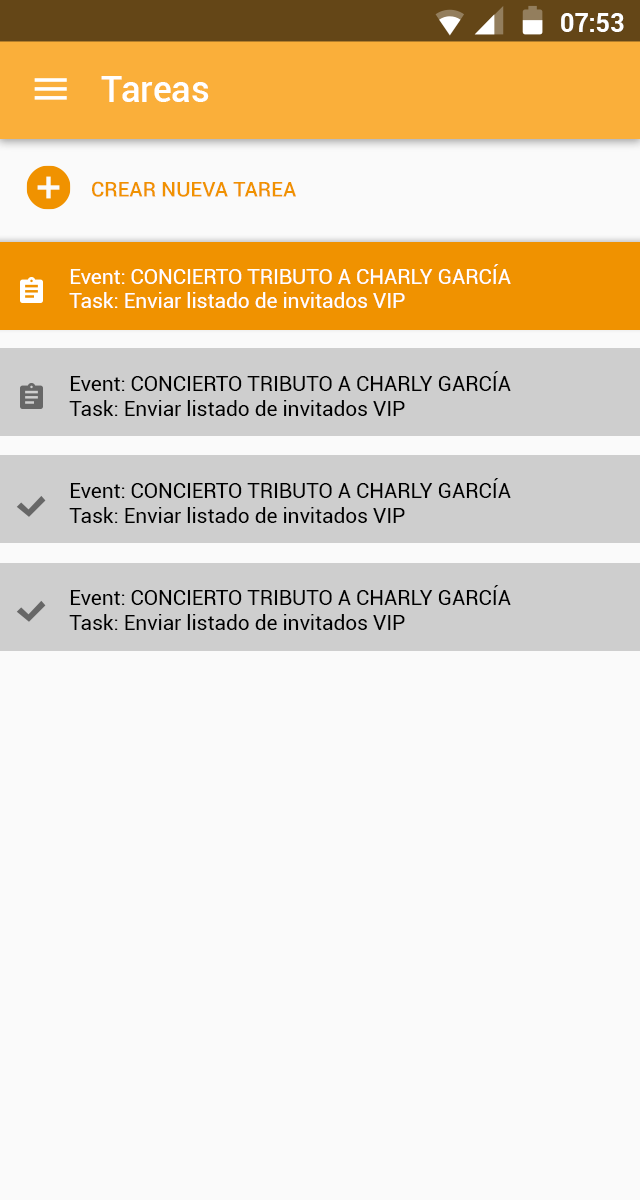
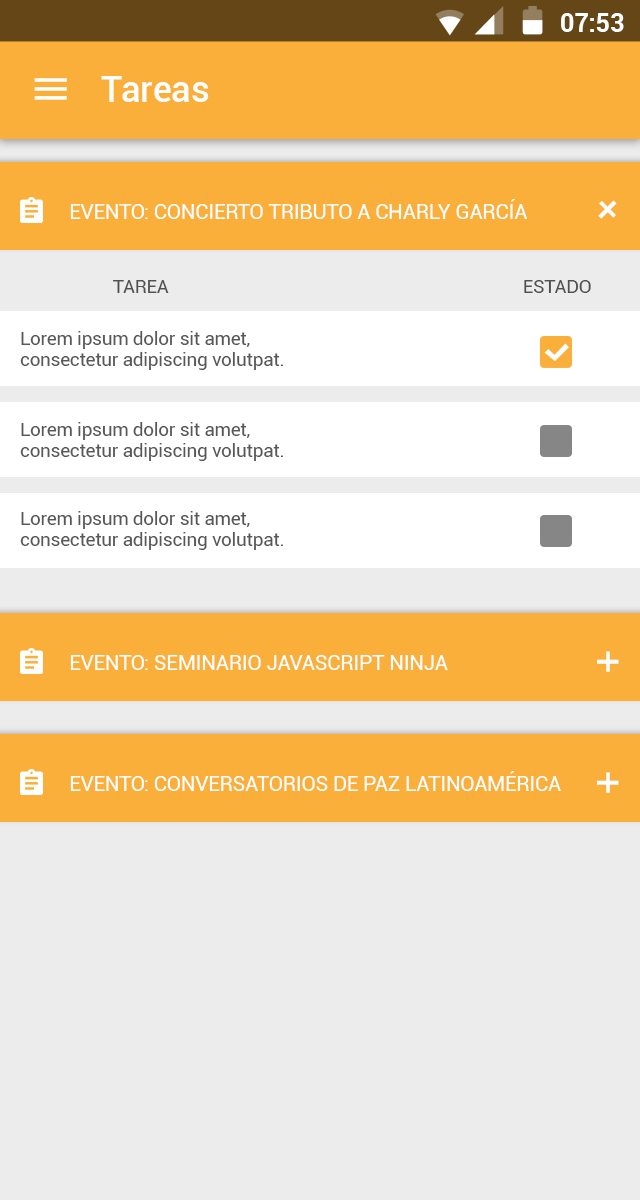
Layers edited between the first and the second 640px x 1200px image:
moved "contenedor copy" (1st of 7, in "EVENTOS" › "TAREAS" › "MENU PERKS") into group "MENU PERKS", painted on it over bbox(0, 200, 640, 330)
removed group "NOT 2" (7 layers) from group "TAREAS" over bbox(0, 348, 640, 572)
removed group "NOT NUEVA" (15 layers) from group "TAREAS" over bbox(0, 242, 640, 466)
added group "EVENTO DESPLEGADO" with 4 layers in group "TAREAS" over bbox(0, 162, 640, 250)
moved "contenedor copy" (2nd of 7, in "EVENTOS" › "TAREAS" › "EVENTO DESPLEGADO") into group "EVENTO DESPLEGADO", painted on it over bbox(0, 162, 640, 436)
removed group "NOT 3" (9 layers) from group "TAREAS" over bbox(0, 455, 640, 679)
added group "TAREA1" with 8 layers in group "TAREAS" over bbox(0, 311, 640, 452)
"Shape 32": opacity 50% → 100%, moved it into group "checked", painted on it over bbox(17, 343, 569, 517)
moved "contenedor copy" (3rd of 7, in "EVENTOS" › "TAREAS" › "TAREA1") into group "TAREA1", painted on it over bbox(0, 311, 640, 543)
removed group "NOT 4" (9 layers) from group "TAREAS" over bbox(0, 563, 640, 787)
added group "TAREA2" with 6 layers in group "TAREAS" over bbox(0, 402, 640, 477)
moved "contenedor copy" (4th of 7, in "EVENTOS" › "TAREAS" › "TAREA2") into group "TAREA2", painted on it over bbox(0, 402, 640, 651)
added group "TAREA3" with 4 layers in group "TAREAS" over bbox(0, 493, 640, 568)
added group "EVENTO 2" with 4 layers in group "TAREAS" over bbox(0, 613, 640, 701)
added layer "contenedor copy" (6th of 7, in "EVENTOS" › "TAREAS" › "EVENTO 2") in group "EVENTO 2" over bbox(0, 613, 640, 701)
added group "EVENTO 3" with 4 layers in group "TAREAS" over bbox(0, 734, 640, 822)
added layer "contenedor copy" (7th of 7, in "EVENTOS" › "TAREAS" › "EVENTO 3") in group "EVENTO 3" over bbox(0, 734, 640, 822)
painted on "fondo" over bbox(0, 139, 640, 1200)
…and 33 more changes (19 added, 2 moved_by, 1 opacity, 2 painted, 10 removed, 4 stack, 1 visibility)
